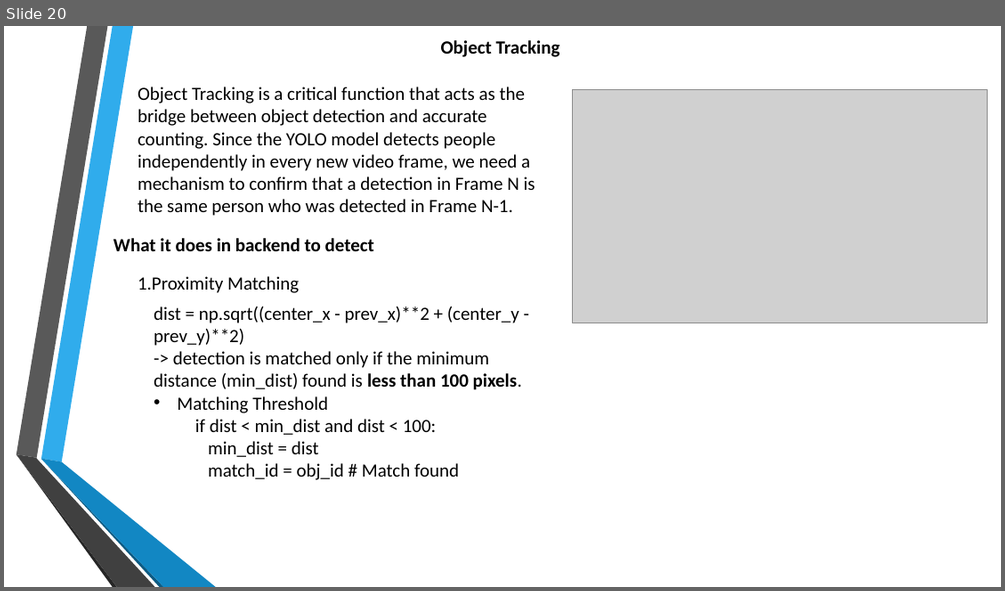
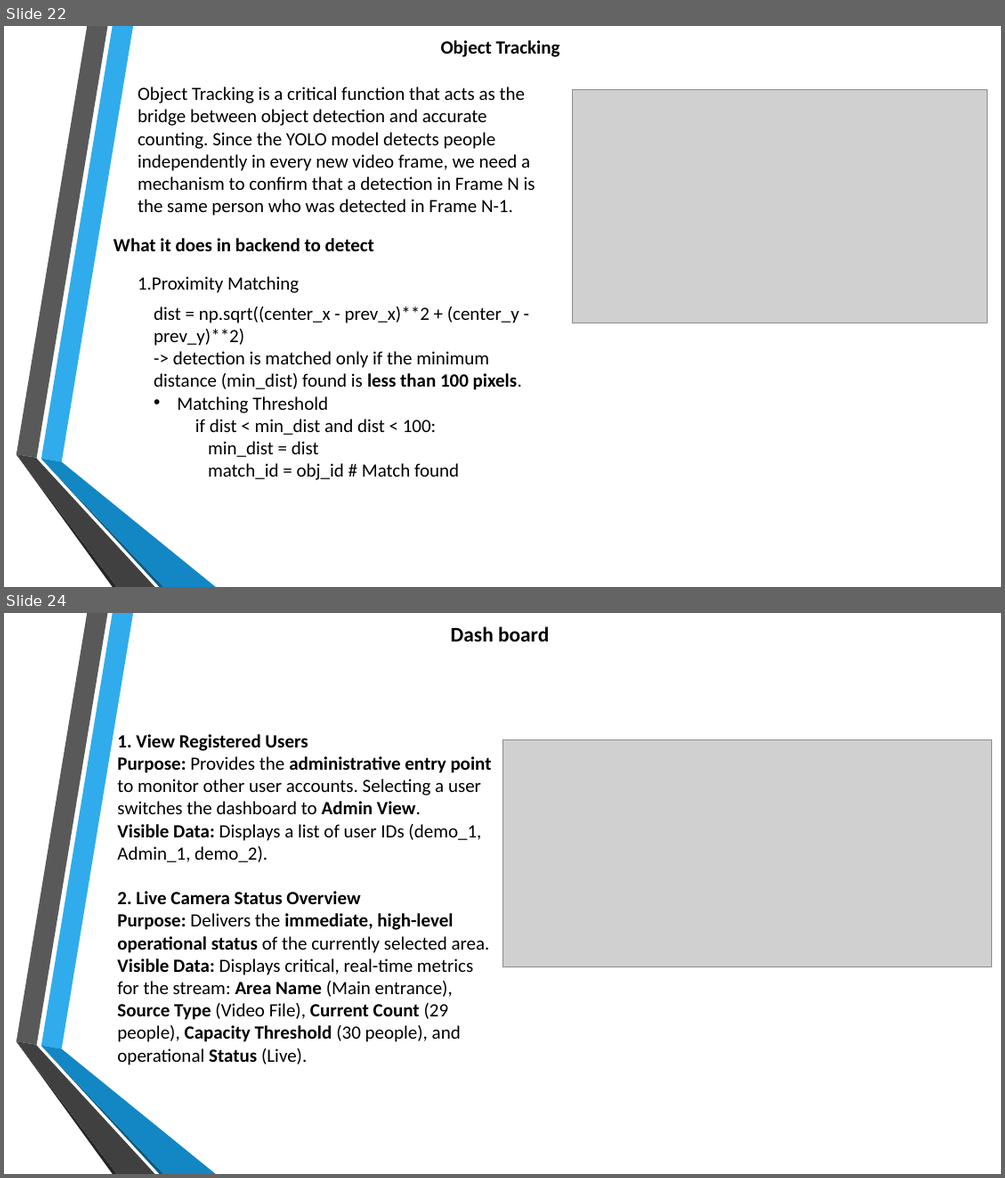
Before and after one commit to shanmuk27/infosys_crowdcount_october2025_Shanmuk, a slide deck: Crowd Count.pptx. Shown one above the other, each under a label of ours: slide 20 before the commit, slides 22 and 24 after it; the slides between them are not shown. The pictures are 1005x591 and 1005x1178 pixels, drawn with LibreOffice and Linux fonts; fonts in the diff are those of the drawing; grey boxes stand for pictures; background and template pictures are left out. Boxes give left, top, right and bottom in pixels: in the first picture for what was removed or moved away, otherwise in the second. Text is boxed around its words. In the diff, an @@ line names an element or a change of style, - is before the commit and + after.

```diff
--- a/Crowd Count.pptx
+++ b/Crowd Count.pptx
@@ slide 24 added at box(4, 613, 1001, 1174), background picture (left out); not listed: 6 template elements that a slide beside it also shows @@
@@ text added at box(451, 626, 549, 641), 20 pt, text #000000, bold @@
+Dash board
@@ text added at box(117, 734, 492, 1065), 18 pt, text #000000 @@
+1. View Registered Users
+Purpose: Provides the administrative entry point to monitor other user accounts. Selecting a user switches the dashboard to Admin View.
+Visible Data: Displays a list of user IDs (demo_1, Admin_1, demo_2).
+2. Live Camera Status Overview
+Purpose: Delivers the immediate, high-level operational status of the currently selected area.
+Visible Data: Displays critical, real-time metrics for the stream: Area Name (Main entrance), Source Type (Video File), Current Count (29 people), Capacity Threshold (30 people), and operational Status (Live).
@@ picture added at box(502, 740, 992, 967) @@
@@ what was slide 20 is now slide 22 @@
```
Also in this commit, not shown: 3 slides changed, 5 other slides added, 1 slide removed.
